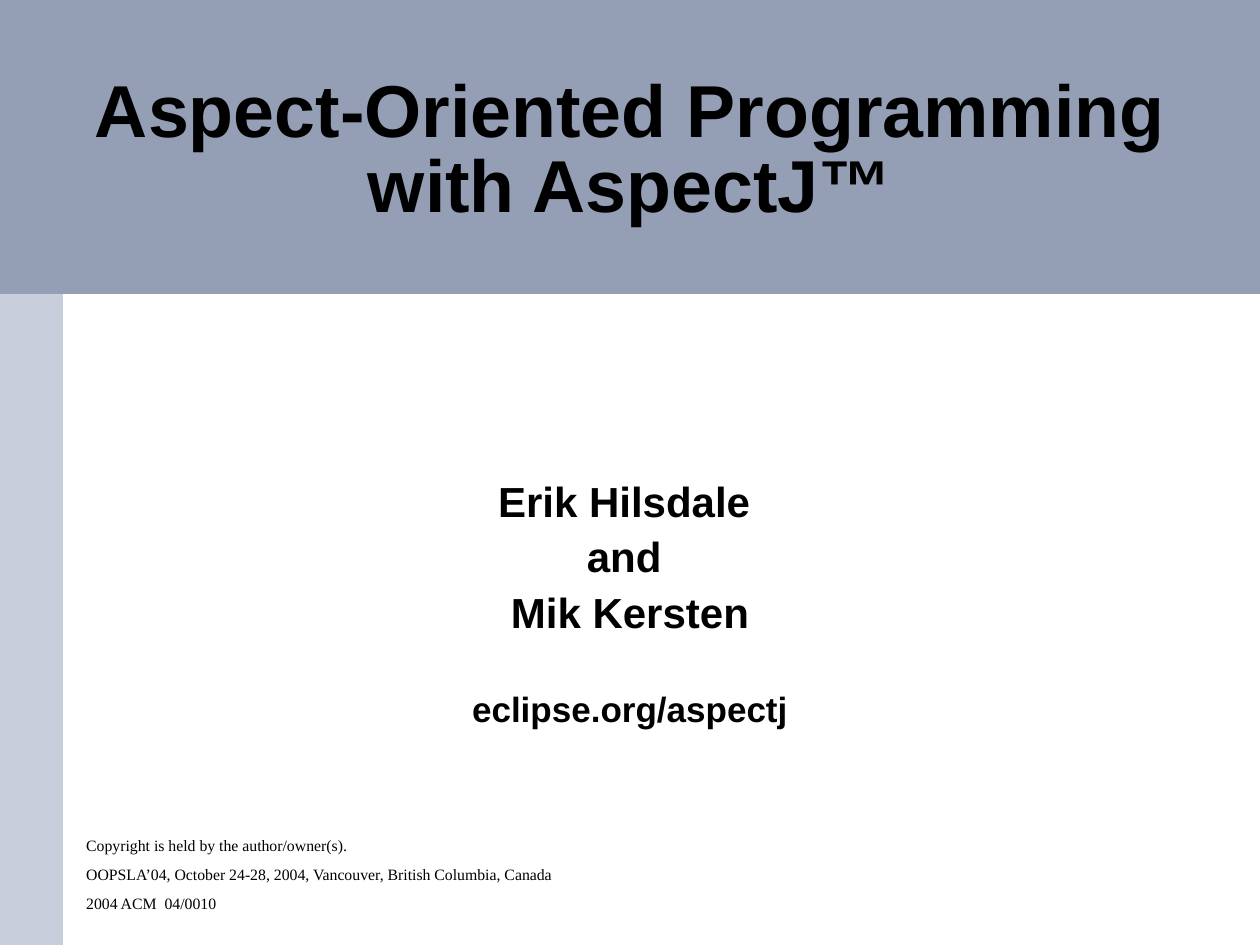
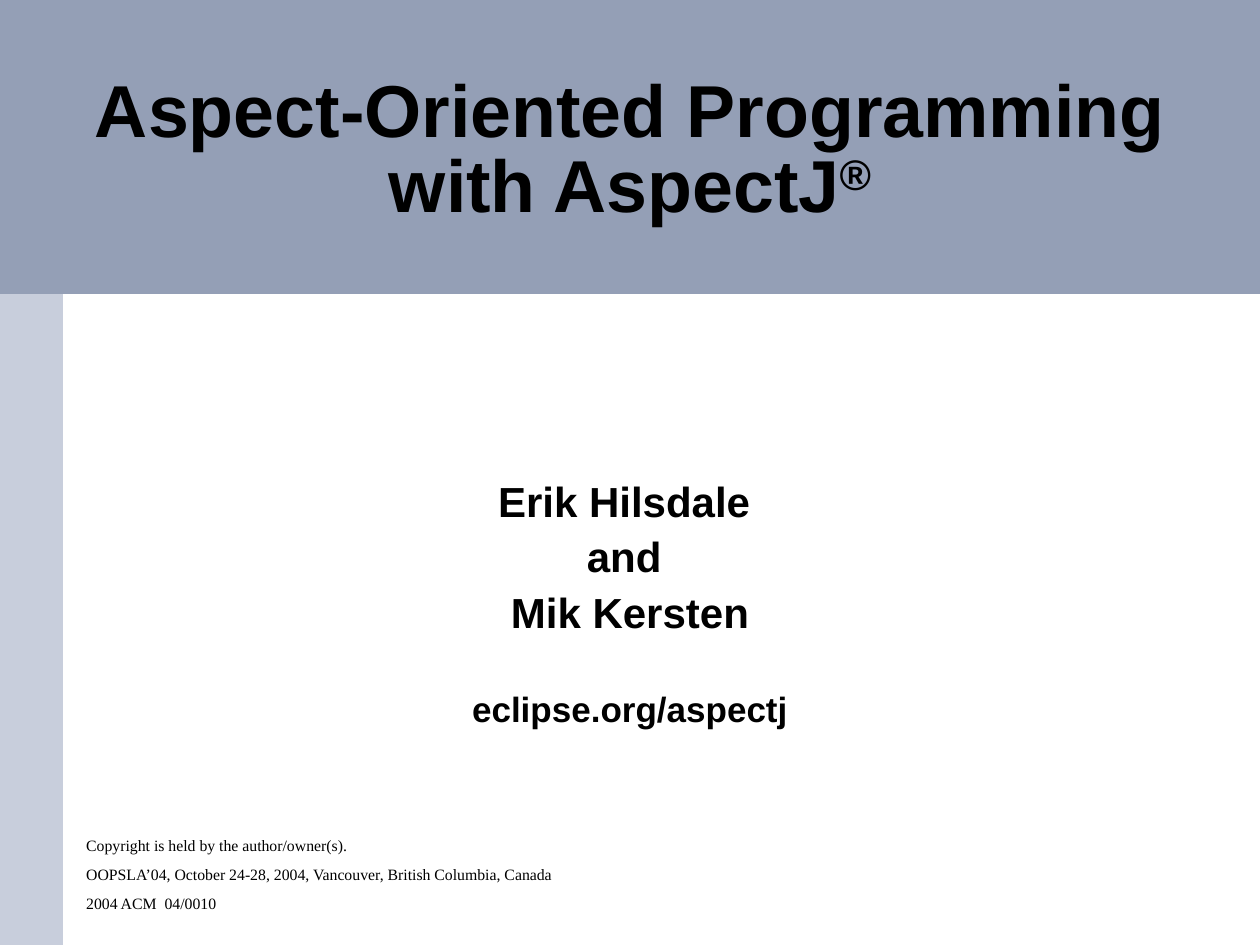
Before and after one commit to eclipse-aspectj/aspectj, a slide deck: slide 1 of docs/teaching/tutorial.ppt. Drawn at 1260x945 pixels with LibreOffice and Linux fonts; fonts in the diff are those of the drawing. Boxes give left, top, right and bottom in pixels: in the first picture for what was removed or moved away, otherwise in the second. Text is boxed around its words. In the diff, an @@ line names an element or a change of style, - is before the commit and + after.

```diff
--- a/docs/teaching/tutorial.ppt
+++ b/docs/teaching/tutorial.ppt
@@ title at bbox=[95, 83, 1164, 226]: text changed @@
-Aspect-Oriented Programming with AspectJ™
+Aspect-Oriented Programming with AspectJ®
```
Also in this commit, not shown: 4 other slides changed.
